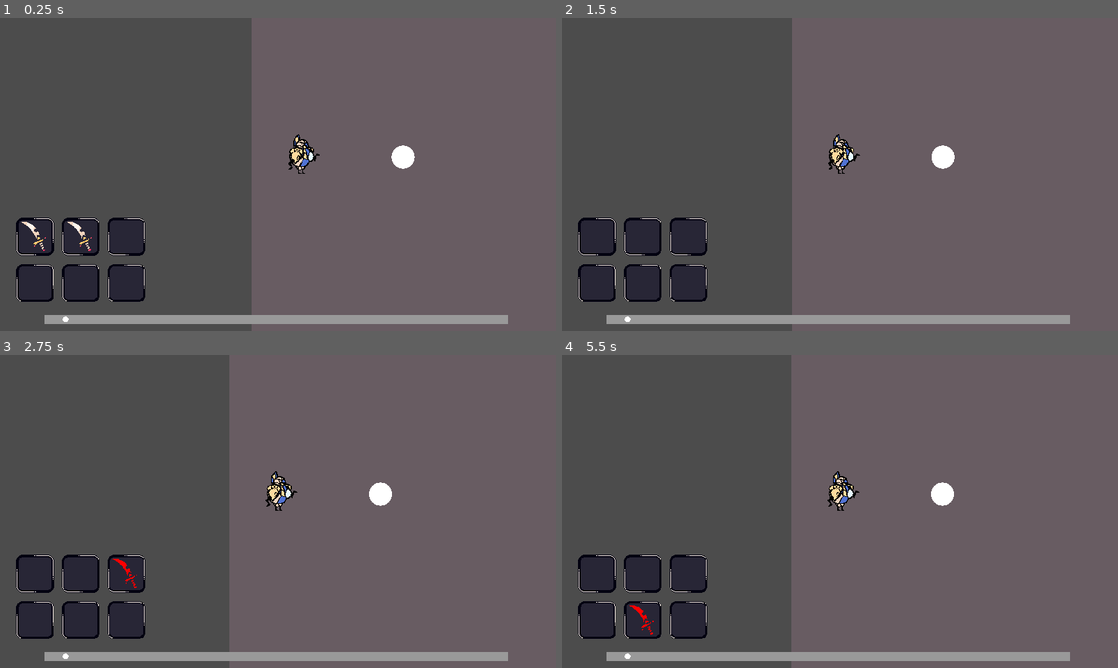
Above: before the commit, frames 1-4 (two rows, left to right).
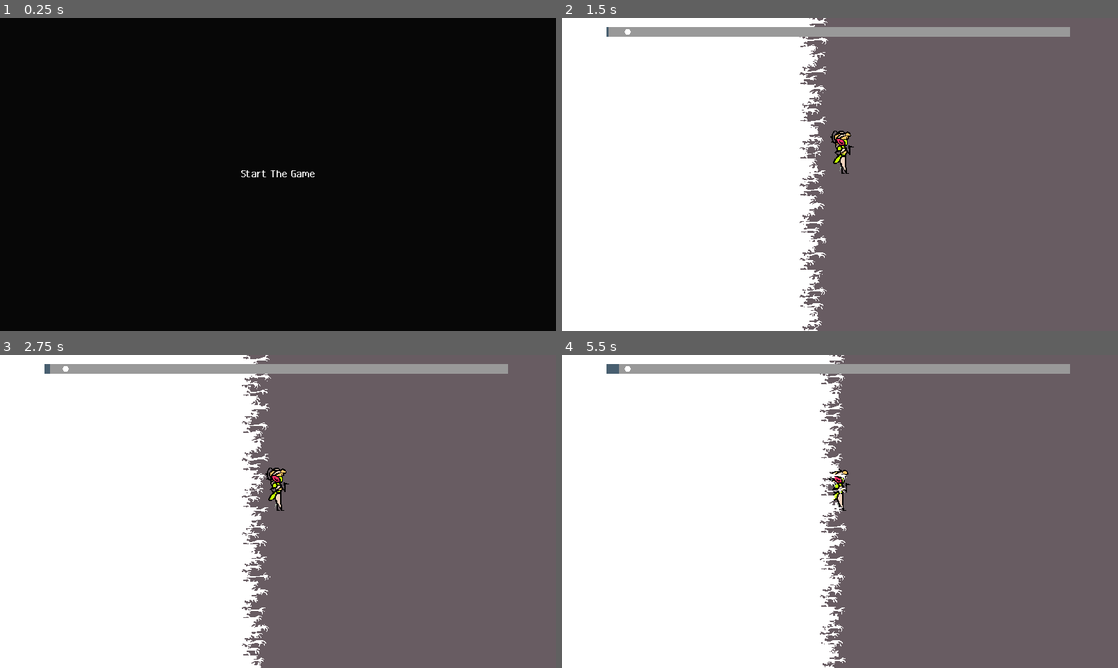
Above: after the commit, the same moments.

Repository: CarpenterBlue/Royal-Shift
Game: Godot game, scene res://Main.tscn
Two runs of this game, one before a commit and one after it. Both use one fixed random seed, a clock stepped at 60 frames per second and the inputs below. Before the commit the project starts from res://Loop.tscn.
Inputs (mouse positions are in pixels of both pictures, inside the frame that each line leads up to):
- Up to frame 1 (0.25 s): no input
- Up to frame 2 (1.5 s): drag from (595, 237) to (951, 155) at 0.52 s; drag from (645, 237) to (945, 155) at 1.27 s
- Up to frame 3 (2.75 s): move the mouse to (127, 574) at 2.02 s; click (127, 574) at 2.17 s
- Up to frame 4 (5.5 s): drag from (689, 574) to (673, 464) at 2.77 s; drag from (595, 621) to (940, 492) at 3.52 s; drag from (595, 621) to (940, 492) at 4.27 s; move the mouse to (645, 621) at 5.02 s; click (645, 621) at 5.17 s

The runs differ from the first frame. In frame 1, 99% of the frame differs, in the area x 0-100%, y 0-100%; in frame 2, 48%; in frame 3, 49%; in frame 4, 52%.

Commit message:
morning good morning

Diff:
--- a/BattleScreen.tscn
+++ b/BattleScreen.tscn
@@ -11,6 +11,7 @@
 
 func _ready():
 	Events.connect(\"game_over\",self,\"queue_free\")
+	Events.emit_signal(\"reset_inventory\")
 
 #	get_tree().current_scene.get_node(\"GUI\").add_child()
 "
@@ -36,6 +37,16 @@
 interpolation_mode = 1
 offsets = PoolRealArray( 0, 0.186508, 0.589286, 0.85119 )
 colors = PoolColorArray( 1, 1, 1, 1, 1, 0.214844, 0.214844, 1, 0.17395, 0, 0.292969, 1, 0.00784314, 0, 0.0627451, 1 )
+
+[sub_resource type="GDScript" id=13]
+script/source = "extends Position2D
+
+
+func _process(delta):
+	var time = Time.get_ticks_msec()
+
+	scale.y = sin(time*.02) * .005 + 1
+"
 
 [sub_resource type="SpriteFrames" id=8]
 animations = [ {
@@ -48,11 +59,15 @@
 [sub_resource type="GDScript" id=12]
 script/source = "extends AnimatedSprite
 
-onready var p = get_parent()
+onready var p = get_parent().get_parent()
 
 func _process(delta):
 	if p.hp <= p.max_hp / 2.0:
 		frame = 1
+		offset.x = rand_range(-1,1)
+		offset.y = rand_range(-1,1)
+
+
 "
 
 [sub_resource type="GDScript" id=3]
@@ -65,7 +80,8 @@
 		var data = get_viewport().get_meta(\"drag\",false)
 		if data:
 			if is_instance_valid(enemy):
-				data.use($\"%Enemy\")
+				if data.has_method(\"use\"):
+					data.use($\"%Enemy\")
 				data.show()
 				data.get_parent()
 				get_viewport().set_meta(\"drag\",false)
@@ -104,19 +120,8 @@
 	if get_viewport().get_meta(\"drag\",false):
 		return
 
-	if finished:
-		owner.queue_free()
-		Events.emit_signal(\"battle_ended\")
-
-	if is_instance_valid(enemy):
-		Events.emit_signal(\"turn_passed\")
-	else:
-		finished = true
-		var t = create_tween()
-		t.set_ease(Tween.EASE_OUT)
-		t.set_trans(Tween.TRANS_CUBIC)
-		t.tween_property($\"%Rewards\",\"position:y\",0,.35)
-		t.tween_callback(Events,\"emit_signal\",[\"reset_inventory\"])
+	owner.queue_free()
+	Events.emit_signal(\"battle_ended\")
 "
 
 [node name="BattleScreen" type="CanvasLayer"]
@@ -137,8 +142,14 @@
 [node name="Enemy" parent="." instance=ExtResource( 1 )]
 unique_name_in_owner = true
 
-[node name="PyramimicArt" type="AnimatedSprite" parent="Enemy"]
-position = Vector2( 472, 197 )
+[node name="Position" type="Position2D" parent="Enemy"]
+use_parent_material = true
+position = Vector2( 480, 335 )
+script = SubResource( 13 )
+
+[node name="PyramimicArt" type="AnimatedSprite" parent="Enemy/Position"]
+use_parent_material = true
+position = Vector2( -8, -138 )
 frames = SubResource( 8 )
 script = SubResource( 12 )
 
@@ -185,22 +196,23 @@
 
 [node name="ItemScimitar" parent="Rewards/Slot3" instance=ExtResource( 3 )]
 
-[node name="Pass" type="TextureButton" parent="."]
-margin_left = 764.0
-margin_top = 343.0
-margin_right = 923.0
-margin_bottom = 497.0
+[node name="Pass" type="TextureButton" parent="Rewards"]
+margin_left = 366.0
+margin_top = 307.0
+margin_right = 551.0
+margin_bottom = 341.0
 script = SubResource( 1 )
 
-[node name="ColorRect" type="ColorRect" parent="Pass"]
+[node name="ColorRect" type="ColorRect" parent="Rewards/Pass"]
 anchor_right = 1.0
 anchor_bottom = 1.0
 mouse_filter = 2
 color = Color( 0.156863, 0.14902, 0.211765, 1 )
 
-[node name="Label" type="Label" parent="Pass"]
-anchor_right = 1.0
-anchor_bottom = 1.0
-text = "PASS THE TURN"
+[node name="Label" type="Label" parent="Rewards/Pass"]
+anchor_right = 1.0
+anchor_bottom = 1.0
+text = "accept"
 align = 1
 valign = 1
+uppercase = true
--- a/Characters/Enemy.tscn
+++ b/Characters/Enemy.tscn
@@ -1,6 +1,22 @@
-[gd_scene load_steps=3 format=2]
+[gd_scene load_steps=5 format=2]
 
 [ext_resource path="res://Curves/Bounce.tres" type="Curve" id=2]
+
+[sub_resource type="Shader" id=2]
+code = "shader_type canvas_item;
+uniform float val = 0;
+uniform vec4 col : hint_color;
+
+void fragment(){
+	vec4 tex = texture(TEXTURE,UV);
+	COLOR = mix(tex,col,val);
+	COLOR.a = tex.a;
+}"
+
+[sub_resource type="ShaderMaterial" id=3]
+shader = SubResource( 2 )
+shader_param/val = 0.0
+shader_param/col = Color( 1, 0, 0.345098, 1 )
 
 [sub_resource type="GDScript" id=1]
 script/source = "extends Node2D
@@ -18,8 +34,6 @@
 
 func _ready():
 	Events.connect(\"enemy_hit\",self,\"on_enemy_hit\")
-	var child = get_child(0) as AnimatedSprite
-
 
 func _process(delta):
 
@@ -77,8 +91,13 @@
 	t.tween_callback(Events,\"emit_signal\",[\"reset_inventory\"])
 
 	var tt = create_tween()
-	tt.tween_property(get_child(0),\"scale:x\",0,.5)
-	tt.set_parallel().tween_property(get_child(0),\"scale:y\",5,.5)
+	var child = get_child(0)
+	tt.tween_property(child,\"scale:x\",0,.5)
+	tt.set_parallel().tween_property(child,\"scale:y\",5,.5)
+	tt.set_parallel().tween_method(self,\"tween_shader\",0.0,1.0,.5)
+
+func tween_shader(val):
+	material.set_shader_param(\"val\",val)
 
 func bounce(val):
 	var c = curve as Curve
@@ -86,5 +105,6 @@
 "
 
 [node name="Enemy" type="Node2D"]
+material = SubResource( 3 )
 script = SubResource( 1 )
 curve = ExtResource( 2 )
--- a/GameOver.tscn
+++ b/GameOver.tscn
@@ -19,6 +19,15 @@
 offsets = PoolRealArray( 0, 0.205426, 0.437984, 0.686047 )
 colors = PoolColorArray( 1, 1, 1, 1, 1, 0.257813, 0, 1, 1, 1, 1, 1, 0, 0, 0, 1 )
 
+[sub_resource type="GDScript" id=3]
+script/source = "extends Label
+
+func _gui_input(event):
+	if event is InputEventMouseButton:
+		if event.is_pressed() and event.button_index == BUTTON_LEFT:
+			get_tree().change_scene(\"res://Main.tscn\")
+"
+
 [node name="GameOver" type="Control"]
 anchor_right = 1.0
 anchor_bottom = 1.0
@@ -35,13 +44,10 @@
 grad = SubResource( 2 )
 
 [node name="Label" type="Label" parent="."]
-anchor_left = 0.5
-anchor_top = 0.5
-anchor_right = 0.5
-anchor_bottom = 0.5
-margin_left = -217.0
-margin_top = -55.0
-margin_right = -128.0
-margin_bottom = -39.0
-rect_scale = Vector2( 5, 5 )
+anchor_right = 1.0
+anchor_bottom = 1.0
+mouse_filter = 0
 text = "GAME OVER"
+align = 1
+valign = 1
+script = SubResource( 3 )
--- a/Items/InventoryItem.gd
+++ b/Items/InventoryItem.gd
@@ -1,10 +1,22 @@
 extends Control
 class_name InventoryItem
 
+export var type := ""
+
 func _gui_input(event):
-	if event is InputEventMouseButton and event.is_pressed():
-		var data = get_viewport().set_meta("drag",self)
-		hide()
+	on_click(event)
 
-func use(enemy):
-	pass
+
+func on_click(event):
+	if event is InputEventMouseButton and event.is_pressed() and event.button_index == BUTTON_LEFT:
+		var data = get_viewport().get_meta("drag",false)
+
+		if data:
+			if has_method("upgrade"):
+				if data != self and data.type == type:
+					call("upgrade",data)
+					data.queue_free()
+					get_viewport().set_meta("drag",false)
+		else:
+			hide()
+			get_viewport().set_meta("drag",self)
--- a/Items/ItemScimitar.tscn
+++ b/Items/ItemScimitar.tscn
@@ -3,20 +3,11 @@
 [ext_resource path="res://Items/Visuals/scimitar.png" type="Texture" id=1]
 
 [sub_resource type="GDScript" id=5]
+resource_local_to_scene = true
 script/source = "extends InventoryItem
 
-var type = \"Scimitar\"
+
 var damage = 1
-
-func _gui_input(event):
-	if event is InputEventMouseButton and event.is_pressed():
-		print(1)
-		var data = get_viewport().get_meta(\"drag\",false)
-		if data:
-			if data != self and data.type == type:
-				upgrade(data)
-				data.queue_free()
-				get_viewport().set_meta(\"drag\",false)
 
 func use(enemy):
 	var node = preload(\"res://Effects/Slash.tscn\").instance()
@@ -25,14 +16,34 @@
 
 func upgrade(data):
 	damage += data.damage
-	modulate = Color.red
+	$Label.text = str(\"+\",damage-1)
+	$Label.show()
 "
 
 [node name="ItemScimitar" type="Control"]
 anchor_right = 1.0
 anchor_bottom = 1.0
 script = SubResource( 5 )
+type = "Scimitar"
 
 [node name="Sprite" type="Sprite" parent="."]
-position = Vector2( 36, 37 )
+position = Vector2( 35, 37 )
 texture = ExtResource( 1 )
+
+[node name="Label" type="Label" parent="."]
+visible = false
+margin_left = 41.0
+margin_top = 12.0
+margin_right = 63.0
+margin_bottom = 26.0
+align = 1
+valign = 1
+autowrap = true
+clip_text = true
+
+[node name="ColorRect" type="ColorRect" parent="Label"]
+show_behind_parent = true
+anchor_right = 1.0
+anchor_bottom = 1.0
+mouse_filter = 2
+color = Color( 0, 0, 0, 1 )
--- a/Loop.tscn
+++ b/Loop.tscn
@@ -1,6 +1,5 @@
-[gd_scene load_steps=35 format=2]
-
-[ext_resource path="res://Locations/BaseLocation.tscn" type="PackedScene" id=1]
+[gd_scene load_steps=38 format=2]
+
 [ext_resource path="res://Loop/YellowTile.png" type="Texture" id=2]
 [ext_resource path="res://Player/Player.tscn" type="PackedScene" id=3]
 [ext_resource path="res://WallOfFire/HandsA3.png" type="Texture" id=4]
@@ -17,6 +16,7 @@
 [ext_resource path="res://WallOfFire/HandsA4.png" type="Texture" id=15]
 [ext_resource path="res://Items/ItemScimitar.tscn" type="PackedScene" id=16]
 [ext_resource path="res://Party/Slot.png" type="Texture" id=17]
+[ext_resource path="res://WallOfFire/BG.png" type="Texture" id=18]
 
 [sub_resource type="GDScript" id=3]
 script/source = "extends Area2D
@@ -26,6 +26,9 @@
 func _process(delta):
 	if visible:
 		position.x += spd * delta
+
+
+
 
 func _ready():
 	connect(\"body_entered\",self,\"on_body_entered\")
@@ -38,7 +41,6 @@
 		Events.emit_signal(\"game_over\")
 
 func on_player_took_damage(val):
-	print(val)
 	if typeof(val) == TYPE_INT or typeof(val) == TYPE_REAL:
 		position.x += val
 
@@ -46,6 +48,26 @@
 
 [sub_resource type="RectangleShape2D" id=2]
 extents = Vector2( 189.5, 362.5 )
+
+[sub_resource type="GDScript" id=22]
+script/source = "extends ColorRect
+
+onready var player = $\"%Player\"
+
+func _process(delta):
+	var time = Time.get_ticks_msec()
+	var i = 0
+
+	for hand in get_children():
+		var f = 12
+		if i % 3:
+			hand.offset.x = sin((time+i*50) * 0.01) * 4 + f
+		else:
+			hand.offset.x = sin((time+i*20) * 0.01) * 4 + f
+#			hand.look_at(player.global_position)
+		i += 1
+
+"
 
 [sub_resource type="SpriteFrames" id=17]
 animations = [ {
@@ -70,6 +92,20 @@
 "name": "default",
 "speed": 5.0
 } ]
+
+[sub_resource type="Shader" id=26]
+code = "shader_type canvas_item;
+
+void fragment(){
+	vec2 uv = UV;
+	vec2 offset = vec2(0,-TIME*.25);
+	vec4 tex = texture(TEXTURE,uv+offset);
+	COLOR = tex;
+
+}"
+
+[sub_resource type="ShaderMaterial" id=27]
+shader = SubResource( 26 )
 
 [sub_resource type="GDScript" id=5]
 script/source = "extends Camera2D
@@ -179,15 +215,19 @@
 [sub_resource type="GDScript" id=20]
 script/source = "extends GridContainer
 
+func _enter_tree():
+	hide()
+
 func _ready():
 	Events.connect(\"reset_inventory\",self,\"show\")
+	Events.connect(\"battle_ended\",self,\"hide\")
 "
 
 [sub_resource type="GDScript" id=21]
 script/source = "extends Control
 
 func _gui_input(event):
-	if event is InputEventMouseButton and event.is_pressed():
+	if event is InputEventMouseButton and event.is_pressed() and event.button_index == BUTTON_LEFT:
 		var data = get_viewport().get_meta(\"drag\",false)
 		print(2)
 
@@ -210,15 +250,12 @@
 
 [node name="Ysort" type="YSort" parent="."]
 
-[node name="Location" parent="Ysort" instance=ExtResource( 1 )]
-position = Vector2( 261, 260 )
-
 [node name="Player" parent="Ysort" instance=ExtResource( 3 )]
+unique_name_in_owner = true
 position = Vector2( 84, 270 )
 
 [node name="Force" type="Area2D" parent="."]
 unique_name_in_owner = true
-visible = false
 script = SubResource( 3 )
 spd = 10
 
@@ -230,6 +267,7 @@
 margin_left = -1127.0
 margin_top = -160.0
 margin_bottom = 606.0
+script = SubResource( 22 )
 
 [node name="AnimatedSprite" type="AnimatedSprite" parent="Force/ColorRect"]
 position = Vector2( 1142, 168 )
@@ -513,6 +551,15 @@
 frames = SubResource( 19 )
 speed_scale = 2.0
 playing = true
+
+[node name="TextureRect" type="TextureRect" parent="Force"]
+material = SubResource( 27 )
+margin_left = -30.0
+margin_top = -2.0
+margin_right = 33.0
+margin_bottom = 554.0
+texture = ExtResource( 18 )
+stretch_mode = 2
 
 [node name="Camera" type="Camera2D" parent="."]
 visible = false
@@ -564,9 +611,9 @@
 anchor_left = 0.5
 anchor_right = 0.5
 margin_left = -403.0
-margin_top = 512.0
+margin_top = 16.0
 margin_right = 397.0
-margin_bottom = 528.0
+margin_bottom = 32.0
 custom_styles/fg = SubResource( 13 )
 custom_styles/bg = SubResource( 14 )
 max_value = 800.0
@@ -578,10 +625,10 @@
 script = SubResource( 15 )
 
 [node name="PlayerInventory" type="GridContainer" parent="GUI"]
-margin_left = 24.0
-margin_top = 340.0
-margin_right = 257.0
-margin_bottom = 496.0
+margin_left = 13.0
+margin_top = 371.0
+margin_right = 246.0
+margin_bottom = 527.0
 columns = 3
 script = SubResource( 20 )
 
--- a/Main.tscn
+++ b/Main.tscn
@@ -1,10 +1,12 @@
 [gd_scene load_steps=2 format=2]
 
 [sub_resource type="GDScript" id=1]
-script/source = "extends TextureButton
+script/source = "extends Label
 
-func _pressed():
-	get_tree().change_scene(\"res://Loop.tscn\")
+func _gui_input(event):
+	if event is InputEventMouseButton:
+		if event.is_pressed() and event.button_index == BUTTON_LEFT:
+			get_tree().change_scene(\"res://Loop.tscn\")
 "
 
 [node name="Main" type="Control"]
@@ -16,20 +18,11 @@
 anchor_bottom = 1.0
 color = Color( 0.027451, 0.027451, 0.027451, 1 )
 
-[node name="Start" type="TextureButton" parent="."]
-anchor_left = 0.5
-anchor_top = 0.5
-anchor_right = 0.5
-anchor_bottom = 0.5
-margin_left = -77.5
-margin_top = -20.0
-margin_right = 77.5
-margin_bottom = 20.0
-script = SubResource( 1 )
-
-[node name="Label" type="Label" parent="Start"]
+[node name="Label" type="Label" parent="."]
 anchor_right = 1.0
 anchor_bottom = 1.0
+mouse_filter = 0
 text = "Start The Game"
 align = 1
 valign = 1
+script = SubResource( 1 )
--- a/Player/Player.tscn
+++ b/Player/Player.tscn
@@ -1,8 +1,11 @@
-[gd_scene load_steps=8 format=2]
+[gd_scene load_steps=12 format=2]
 
 [ext_resource path="res://King/BeetleSprite3.png" type="Texture" id=1]
 [ext_resource path="res://King/BeetleSprite1.png" type="Texture" id=2]
 [ext_resource path="res://King/BeetleSprite2.png" type="Texture" id=3]
+[ext_resource path="res://queen/MantisSprite3.png" type="Texture" id=4]
+[ext_resource path="res://queen/MantisSprite2.png" type="Texture" id=5]
+[ext_resource path="res://queen/MantisSprite1.png" type="Texture" id=6]
 
 [sub_resource type="GDScript" id=4]
 script/source = "extends KinematicBody2D
@@ -51,11 +54,21 @@
 
 
 func _process(delta):
+	var time = Time.get_ticks_msec()
+	scale.y = sin(time*.02)*.05 + 1
+
 	if owner.input_vec.x != 0:
 		flip_h = false if owner.input_vec.x > 0 else true
+
+		if not playing:
+			frame = 0
+
 		playing = true
 
 	elif owner.input_vec.y != 0:
+		if not playing:
+			frame = 0
+
 		playing = true
 
 	else:
@@ -65,8 +78,15 @@
 
 "
 
+[sub_resource type="SpriteFrames" id=7]
+animations = [ {
+"frames": [ ExtResource( 6 ), ExtResource( 5 ), ExtResource( 4 ) ],
+"loop": true,
+"name": "default",
+"speed": 5.0
+} ]
+
 [node name="Player" type="KinematicBody2D"]
-unique_name_in_owner = true
 script = SubResource( 4 )
 
 [node name="CollisionShape2D" type="CollisionShape2D" parent="."]
@@ -74,9 +94,17 @@
 shape = SubResource( 1 )
 
 [node name="King" type="AnimatedSprite" parent="."]
-position = Vector2( 1, -36 )
+visible = false
+position = Vector2( 1, -1 )
 frames = SubResource( 5 )
-frame = 1
 playing = true
-offset = Vector2( 4, 0 )
+offset = Vector2( 4, -35 )
 script = SubResource( 6 )
+
+[node name="Queen" type="AnimatedSprite" parent="."]
+position = Vector2( 1, -1 )
+frames = SubResource( 7 )
+frame = 2
+playing = true
+offset = Vector2( 0, -35 )
+script = SubResource( 6 )
--- a/project.godot
+++ b/project.godot
@@ -21,7 +21,7 @@
 [application]
 
 config/name="GMTK23"
-run/main_scene="res://Loop.tscn"
+run/main_scene="res://Main.tscn"
 boot_splash/show_image=false
 boot_splash/bg_color=Color( 0, 0, 0, 1 )
 config/icon="res://icon.png"
Not shown: 1 places in BattleScreen.tscn that only renumber resources
Not shown: 1 places in GameOver.tscn that only renumber resources
Binary file added: WallOfFire/BG.png
Not shown, added: WallOfFire/BG.png.import
Binary file added: queen/MantisSprite1.png
Not shown, added: queen/MantisSprite1.png.import
Binary file added: queen/MantisSprite2.png
Not shown, added: queen/MantisSprite2.png.import
Binary file added: queen/MantisSprite3.png
Not shown, added: queen/MantisSprite3.png.import
